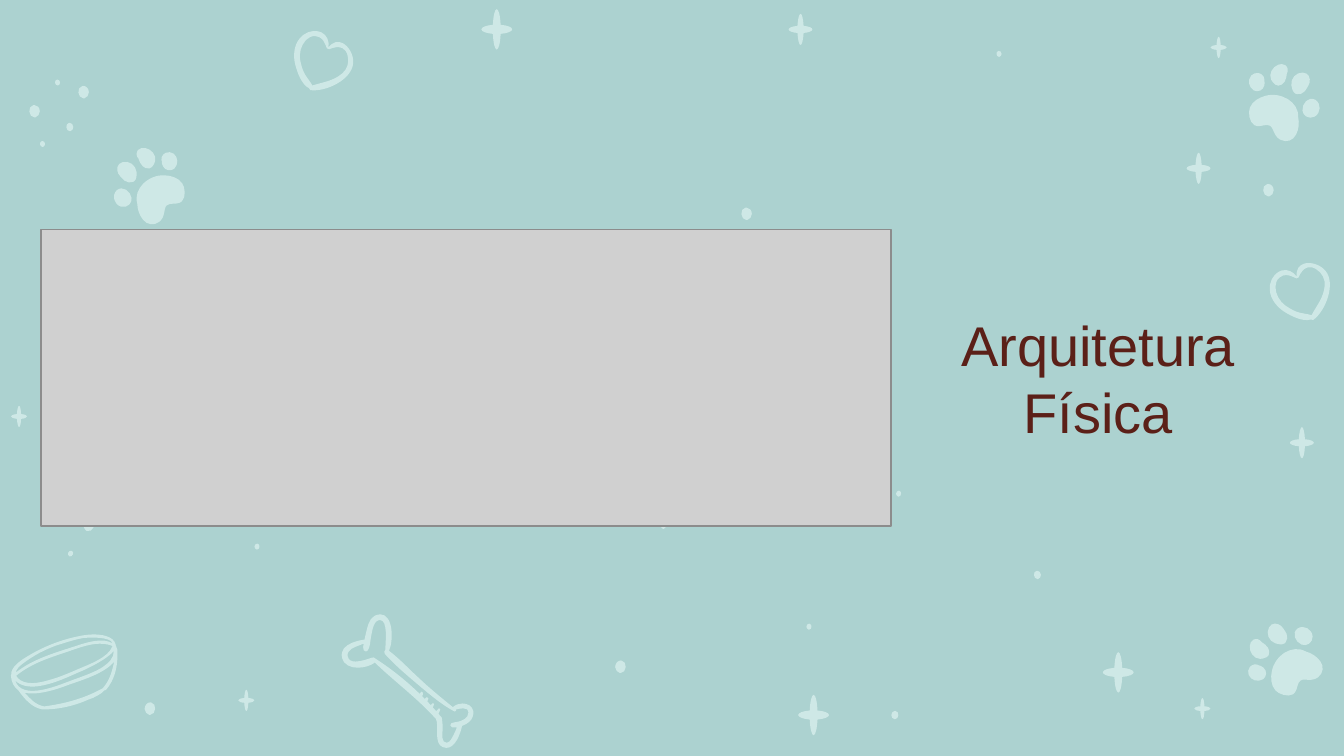
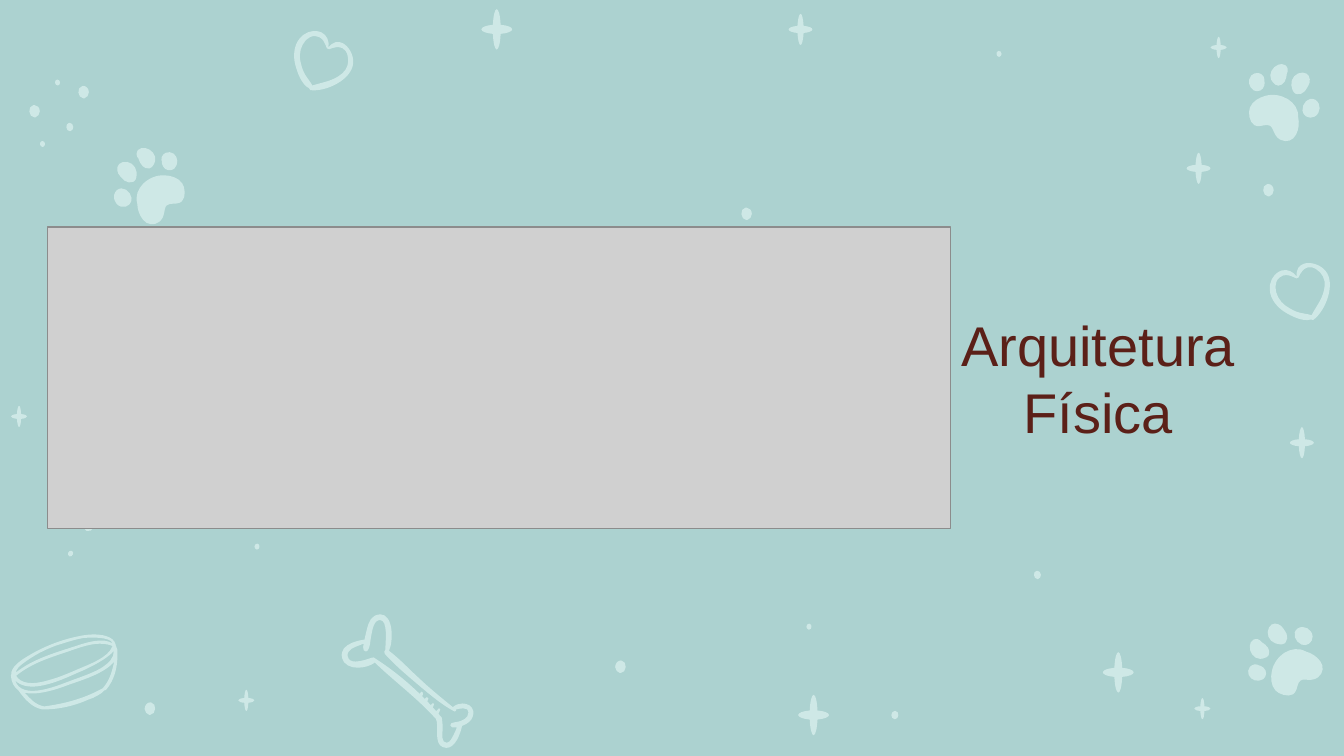
Before and after one commit to joaogasparp/leci_2ano, a slide deck: slide 6 of 2º SEMESTRE/AS/Projeto/Parte3/PetsPortal_P3.pptx. Drawn at 1344x756 pixels with LibreOffice and Linux fonts; fonts in the diff are those of the drawing; grey boxes stand for pictures. Boxes give left, top, right and bottom in pixels: in the first picture for what was removed or moved away, otherwise in the second. Text is boxed around its words. In the diff, an @@ line names an element or a change of style, - is before the commit and + after.

```diff
--- a/2º SEMESTRE/AS/Projeto/Parte3/PetsPortal_P3.pptx
+++ b/2º SEMESTRE/AS/Projeto/Parte3/PetsPortal_P3.pptx
@@ picture resized from (x1=42, y1=230, x2=891, y2=527) to (x1=48, y1=227, x2=952, y2=528) @@
@@ freeform shape removed at (x1=896, y1=491, x2=902, y2=496) @@
```
Also in this commit, not shown: 1 other slide changed, 6 other files.
